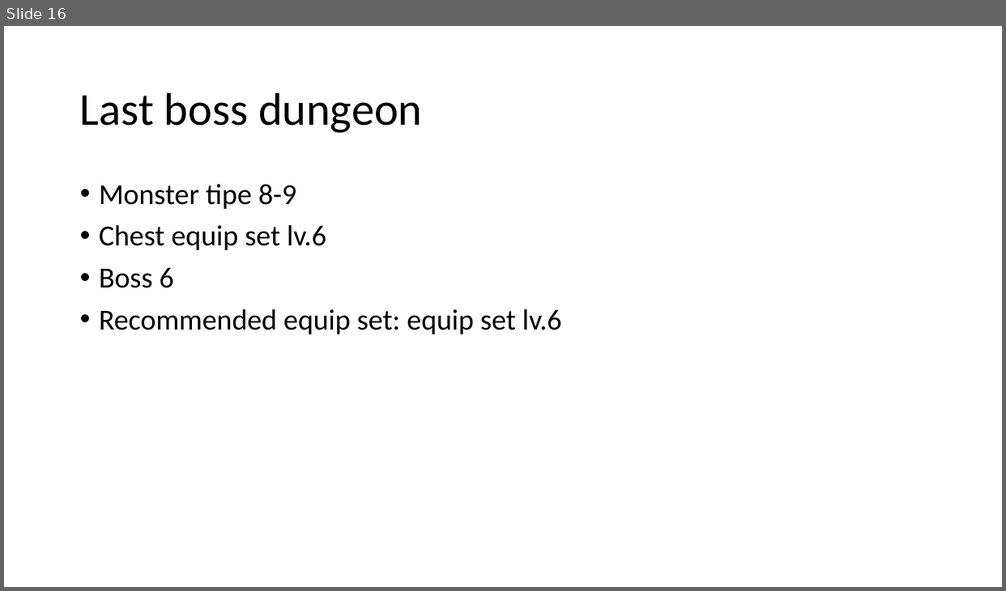
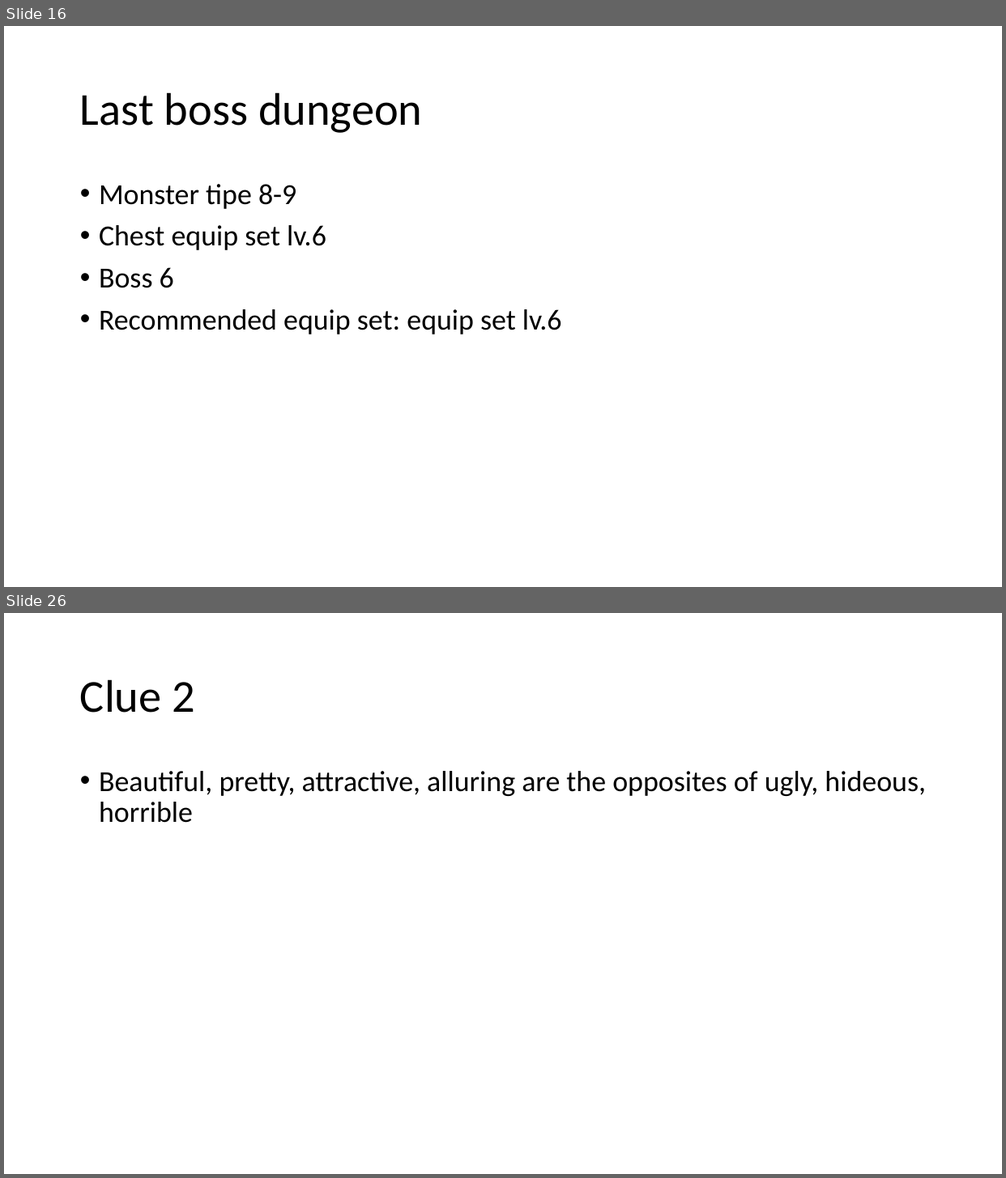
Before and after one commit to nawamkihafahd/PowerOfWisdom, a slide deck: Konsep.pptx. Shown one above the other, each under a label of ours: slide 16 before the commit, slides 16 and 26 after it; the slides between them are not shown. The pictures are 1006x591 and 1006x1178 pixels, drawn with LibreOffice and Linux fonts; fonts in the diff are those of the drawing. Boxes give left, top, right and bottom in pixels: in the first picture for what was removed or moved away, otherwise in the second. Text is boxed around its words. In the diff, an @@ line names an element or a change of style, - is before the commit and + after.

```diff
--- a/Konsep.pptx
+++ b/Konsep.pptx
@@ slide 26 added at bbox=[4, 613, 1002, 1174], background #FFFFFF @@
@@ title added at bbox=[80, 679, 195, 713], 44 pt, text #000000 @@
+Clue 2
@@ text added at bbox=[99, 771, 926, 823], 28 pt, text #000000 @@
+• Beautiful, pretty, attractive, alluring are the opposites of ugly, hideous, horrible
```
Also in this commit, not shown: 1 slide changed, 25 other slides added, 1 other file.
